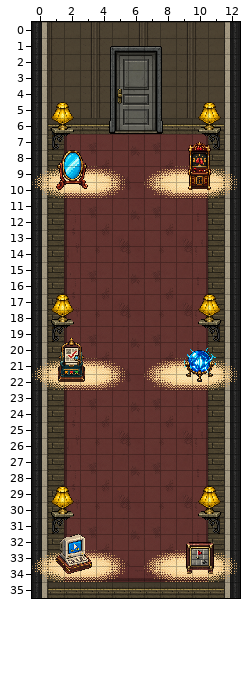
Two versions of a level (Tiled map (JSON), apps/portfolio/src/portfolio-game/world/museum.tmj). The picture above is the old version.
Cells are 16x16 px. Shown: x 0..12, y 0..35.
After:
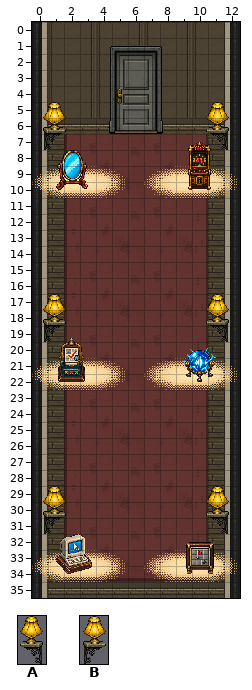
Key: from "furnishings": A 7 "lamp", B 7 flipped left-right "lamp".
Objects are placed by their top-left corner, in cells (3,4 is the top-left corner of cell 3,4); size is 1x1 cell unless given.
From the commit log: feat(museum): reveal exhibit text and mount wall lamps
Diff:
--- layer "objects"
-B "Left lamp 128" at 1,5 size 1.8x3
+B "Left lamp 128" at 0.5,5 size 1.8x3
-A "Right lamp 128" at 10.2,5 size 1.8x3
+A "Right lamp 128" at 10.8,5 size 1.8x3
-B "Left lamp 320" at 1,17 size 1.8x3
+B "Left lamp 320" at 0.5,17 size 1.8x3
-A "Right lamp 320" at 10.2,17 size 1.8x3
+A "Right lamp 320" at 10.8,17 size 1.8x3
-B "Left lamp 512" at 1,29 size 1.8x3
+B "Left lamp 512" at 0.5,29 size 1.8x3
-A "Right lamp 512" at 10.2,29 size 1.8x3
+A "Right lamp 512" at 10.8,29 size 1.8x3
